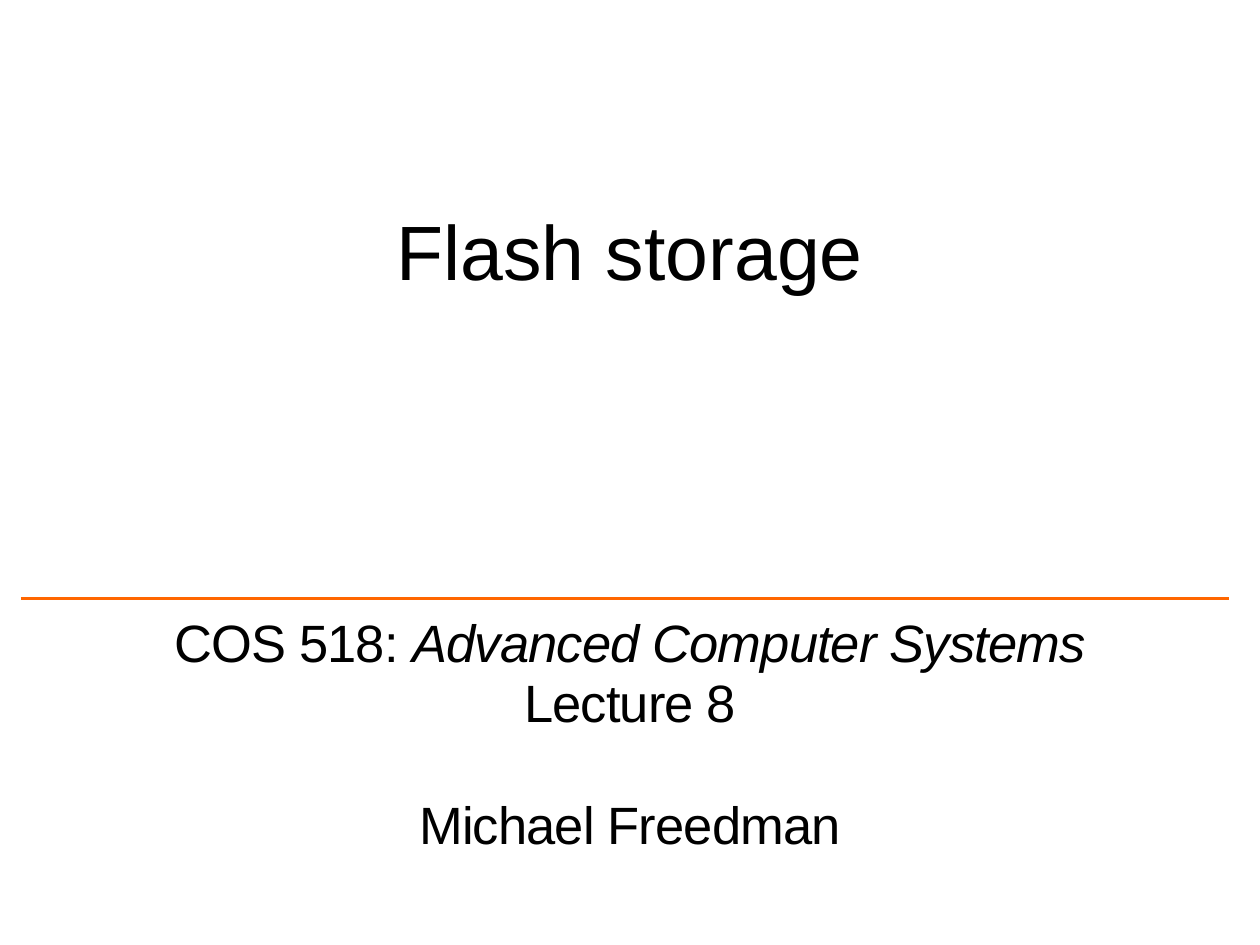
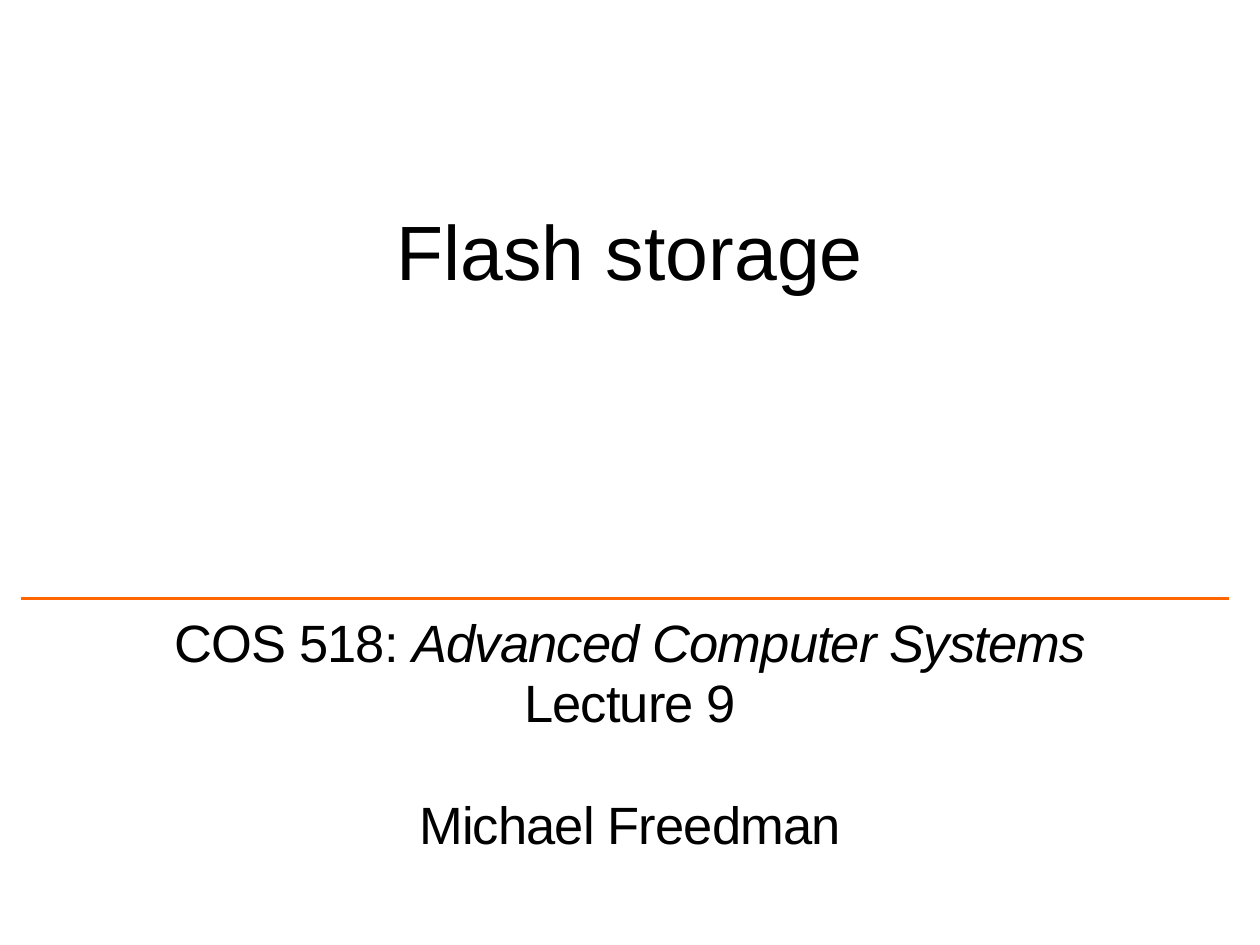
Before and after one commit to COS518/cos518.github.io, a slide deck: slide 1 of docs/L9-flash.pptx. Drawn at 1260x945 pixels with LibreOffice and Linux fonts; fonts in the diff are those of the drawing; background and template pictures are left out. Boxes give left, top, right and bottom in pixels: in the first picture for what was removed or moved away, otherwise in the second. Text is boxed around its words. In the diff, an @@ line names an element or a change of style, - is before the commit and + after.

```diff
--- a/docs/L9-flash.pptx
+++ b/docs/L9-flash.pptx
@@ subtitle at box(524, 685, 736, 723): text changed @@
-Lecture 8
+Lecture 9
```
Also in this commit, not shown: 2 other slides changed, 1 other file.
